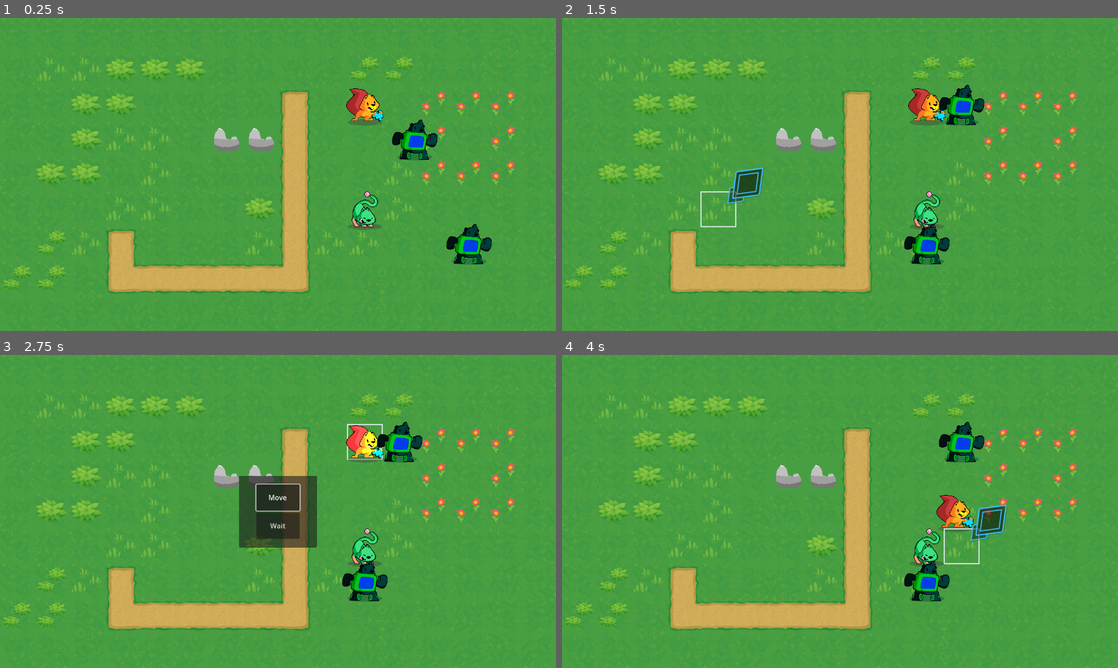
Above: before the commit, frames 1-4 (two rows, left to right).
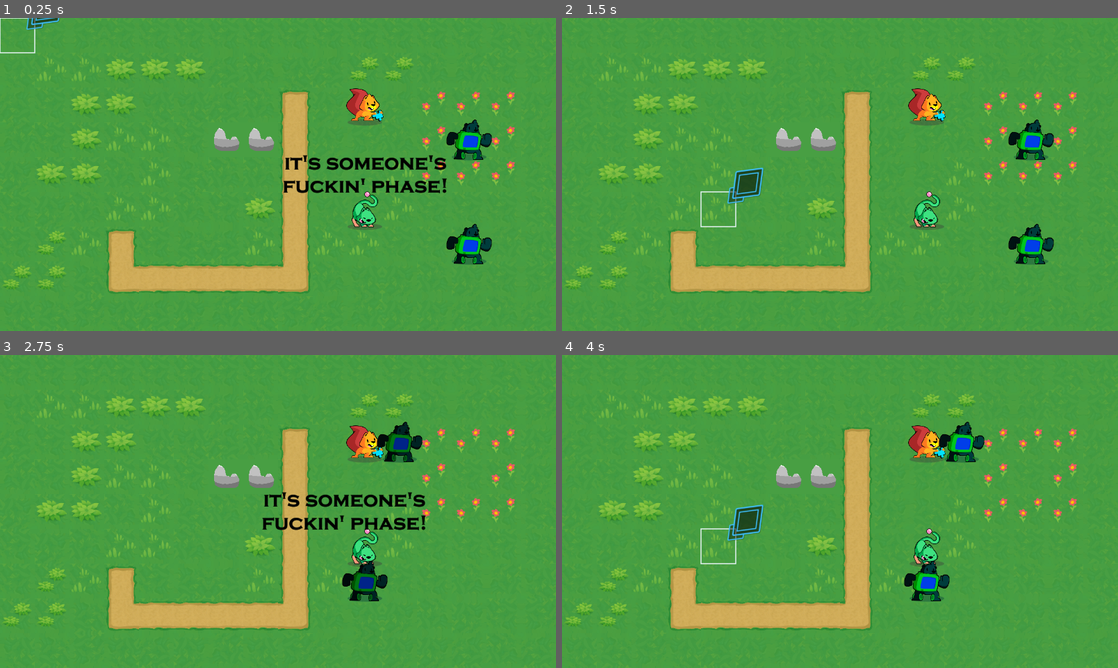
Above: after the commit, the same moments.

Repository: mojius/FarmStrategy
Game: Godot game, scene res://Main.tscn
Same seed, same stepped clock (60 frames per second), same inputs: the game is played once before the commit and once after it.
Inputs (mouse positions are in pixels of both pictures, inside the frame that each line leads up to):
- Up to frame 1 (0.25 s): no input
- Up to frame 2 (1.5 s): tap Enter (ui_accept) at 0.5, 0.77 s; move the mouse to (962, 158) at 0.52 s; press the mouse at (962, 158) at 0.53 s; hold Right (ui_right) 0.53-1.28 s; move the mouse to (728, 190) at 1.27 s; release the mouse at (728, 190) at 1.28 s; hold Down (ui_down) from 1.28 s (still down); click (728, 190) at 1.35 s
- Up to frame 3 (2.75 s): tap Enter (ui_accept) at 1.52 s; move the mouse to (333, 442) at 2.02 s; release Down (ui_down) at 2.03 s; press the mouse at (333, 442) at 2.03 s; hold Right (ui_right) from 2.03 s (still down)
- Up to frame 4 (4 s): move the mouse to (812, 574) at 2.77 s; release Right (ui_right) at 2.78 s; release the mouse at (812, 574) at 2.78 s; hold Up (ui_up) 2.78-3.53 s; click (812, 574) at 2.85 s; tap Enter (ui_accept) at 3.02, 3.77 s; move the mouse to (1006, 558) at 3.52 s; press the mouse at (1006, 558) at 3.53 s; hold Left (ui_left) from 3.53 s (still down)

The runs differ from the first frame. In frame 1, 2.8% of the frame differs, in the area x 0-89%, y 0-56%; in frame 2, 2.6%; in frame 3, 5.3%, in the area x 43-77%, y 21-79%; in frame 4, 2.3%.

Commit message:
Basic rudimentary phases

Diff:
--- a/GameBoard/GameBoard.gd
+++ b/GameBoard/GameBoard.gd
@@ -17,8 +17,14 @@
 # Mapping of coordinates of a cell to a reference to the unit it contains.
 var _units := {}
 
+@onready var _phase = preload("res://Juice/Phase.tscn")
+
 var _active_faction : String = "Player" :
 	set(value):
+		var phase: Phase = _phase.instantiate()
+		_menu_manager.add_child(phase)
+		await phase.done
+
 		_refresh_groups()
 		_active_faction = value
 		if (value == "Enemy"):
--- /dev/null
+++ b/Juice/Phase.gd
@@ -0,0 +1,13 @@
+class_name Phase extends Node2D
+
+@onready var sprite = $Sprite2D
+
+signal done
+
+func _ready():
+	position.x = get_viewport().size.x + sprite.texture.get_width()
+	position.y = get_viewport_rect().get_center().y
+	var tween = get_tree().create_tween()
+	tween.tween_property(self, "position", Vector2(0 - sprite.texture.get_width(), get_viewport_rect().get_center().y), 1.5).set_trans(Tween.TRANS_QUART).set_ease(Tween.EASE_OUT_IN)
+	await tween.finished
+	done.emit()
--- /dev/null
+++ b/Juice/Phase.tscn
@@ -0,0 +1,10 @@
+[gd_scene load_steps=3 format=3 uid="uid://c4jkuj7chye4t"]
+
+[ext_resource type="Script" path="res://Juice/Phase.gd" id="1_ww368"]
+[ext_resource type="Texture2D" uid="uid://b3op8r37qu0cu" path="res://Juice/Phase.png" id="1_yb7iq"]
+
+[node name="Phase" type="Node2D"]
+script = ExtResource("1_ww368")
+
+[node name="Sprite2D" type="Sprite2D" parent="."]
+texture = ExtResource("1_yb7iq")
Binary file added: Juice/Phase.png
Not shown, added: Juice/Phase.png.import
